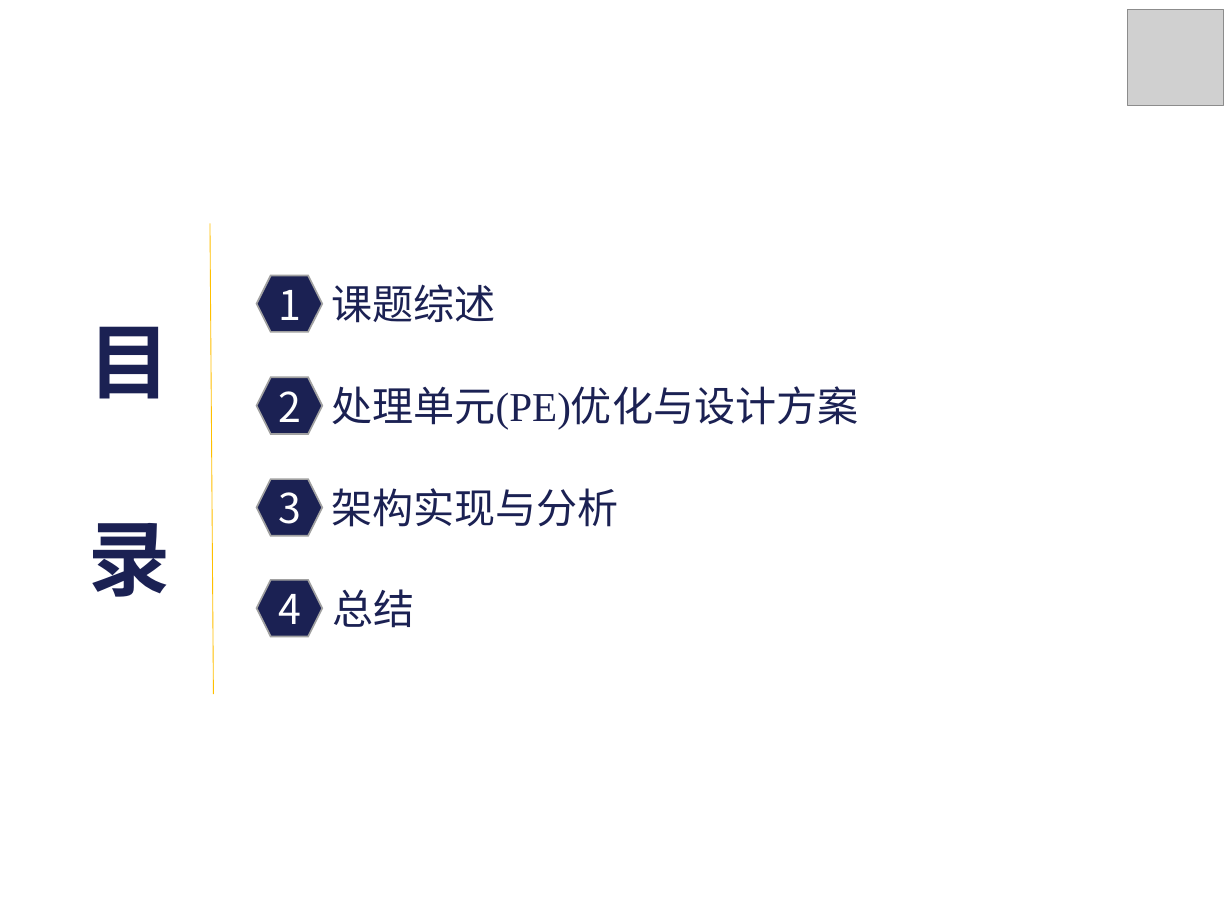
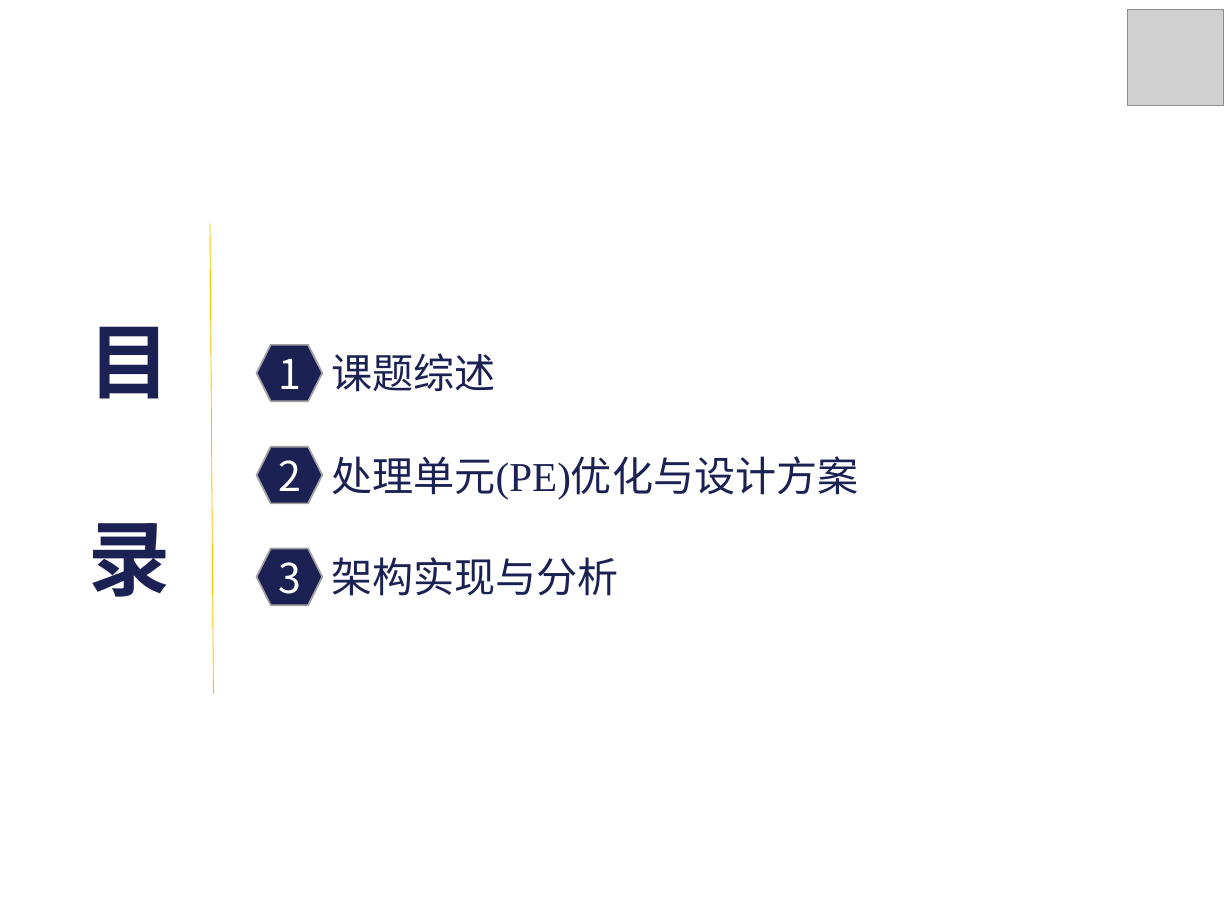
Before and after one commit to zdyzhan/bishe, a slide deck: slide 2 of 131199 李小泉.pptx. Drawn at 1232x924 pixels with LibreOffice and Linux fonts; fonts in the diff are those of the drawing; grey boxes stand for pictures. Boxes give left, top, right and bottom in pixels: in the first picture for what was removed or moved away, otherwise in the second. Text is boxed around its words. In the diff, an @@ line names an element or a change of style, - is before the commit and + after.

```diff
--- a/131199 李小泉.pptx
+++ b/131199 李小泉.pptx
@@ 3 hexagons, 3 texts: place and size @@
-3 hexagons, 3 texts at box(256, 276, 858, 536)
+3 hexagons, 3 texts at box(256, 345, 858, 605)
@@ hexagon removed at box(256, 580, 322, 637) @@
-4
@@ text removed at box(333, 589, 415, 628) @@
-总结
```
Also in this commit, not shown: 10 other slides changed, 1 slide added, 1 slide removed.
